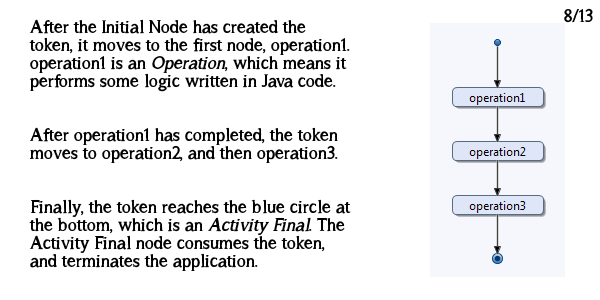
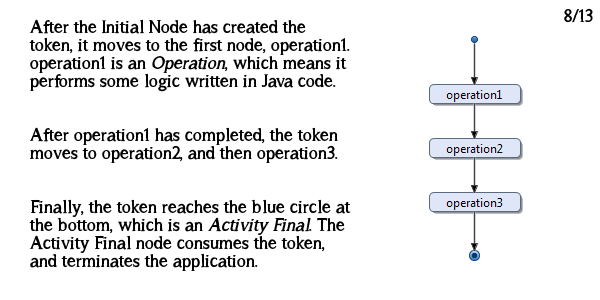
Layers edited between the first and the second 600 × 300 image:
added layer "operation-seq.png #1" above "operation-seq.png" over (429, 36, 523, 261)
painted on "operation-seq.png" over (430, 23, 565, 277)
